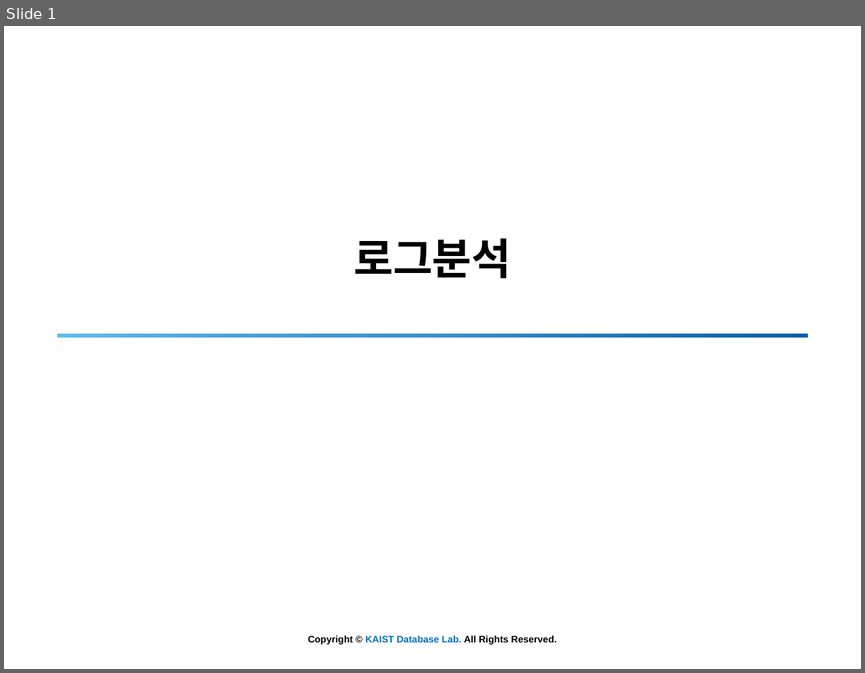
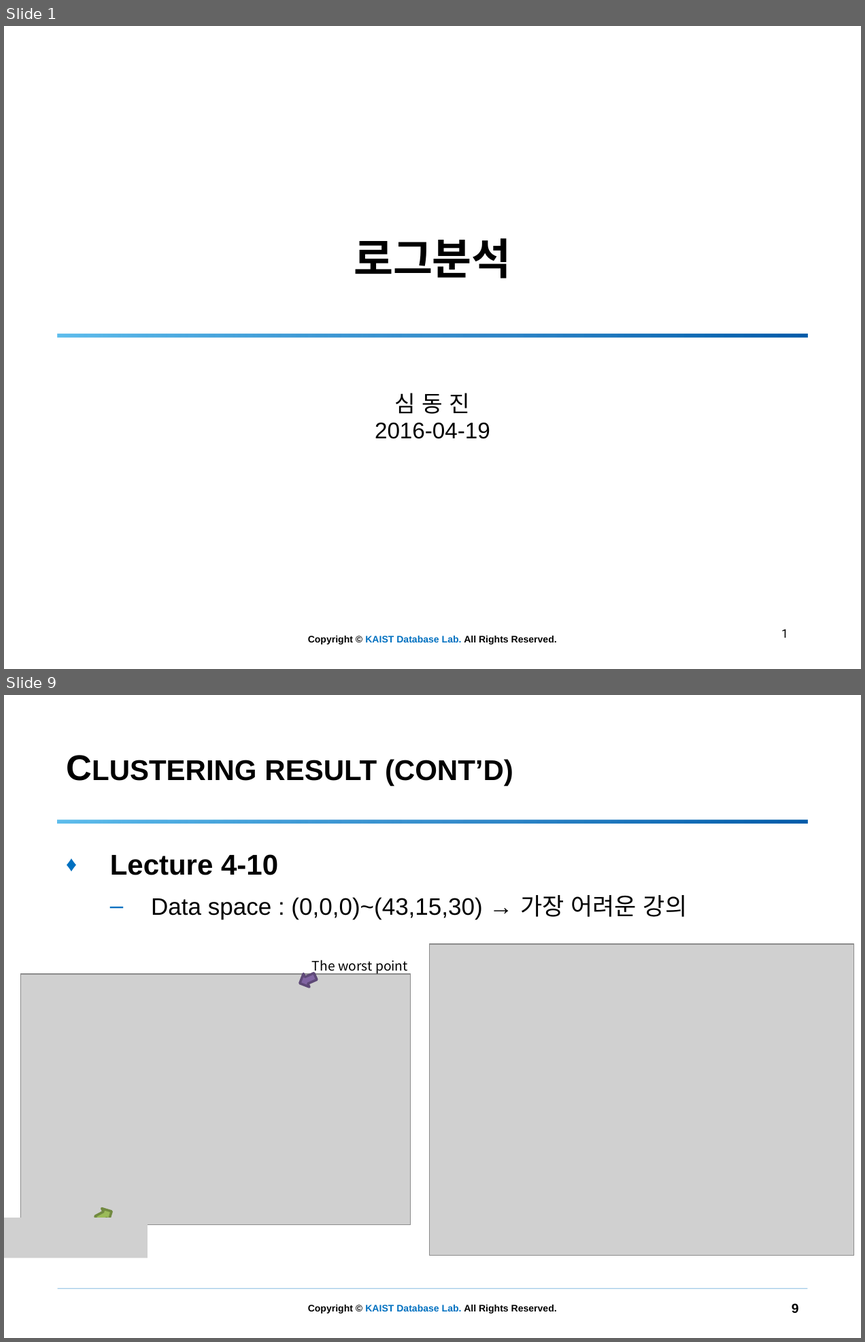
Before and after one commit to simdj/entry_log_analysis, a slide deck: 160419 로그분석 - 3.pptx. Shown one above the other, each under a label of ours: slide 1 before the commit, slides 1 and 9 after it; the slides between them are not shown. The pictures are 865x673 and 865x1342 pixels, drawn with LibreOffice and Linux fonts; fonts in the diff are those of the drawing; grey boxes stand for pictures; background and template pictures are left out. Boxes give left, top, right and bottom in pixels: in the first picture for what was removed or moved away, otherwise in the second. Text is boxed around its words. In the diff, an @@ line names an element or a change of style, - is before the commit and + after.

```diff
--- a/160419 로그분석 - 3.pptx
+++ b/160419 로그분석 - 3.pptx
@@ slide 9 added at [4,695,861,1338], background #FFFFFF; not listed: 1 template element that a slide beside it also shows @@
@@ title added at [264,759,513,786], 30 pt, text #000000, bold, small capitals @@
+Clustering result (cont’d)
@@ rectangle added at [57,820,807,824], fill gradient #5FBEED to #0070C0 to #015CAA @@
@@ text added at [110,854,687,919], 20 pt, text #000000 @@
+♦ Lecture 4-10
+  – Data space : (0,0,0)~(43,15,30) → 가장 어려운 강의
@@ text added at [312,960,408,974], 11 pt, text #000000 @@
+The worst point
@@ picture added at [430,945,854,1255] @@
@@ picture added at [20,974,410,1225] @@
@@ down arrow added at [297,969,319,989], fill #8064A2, outline #5F4A78 2 pt @@
@@ down arrow added at [93,1204,115,1225], fill #9BBB59, outline #738A42 2 pt @@
@@ picture added at [4,1218,147,1258] @@
@@ line added from (57, 1288) to (808, 1288), #0070C0 0.25 pt @@
@@ page number added at [791,1303,799,1312], 11 pt, text #000000, bold @@
+9
@@ slide 1 changed as well @@
@@ subtitle added at [375,393,490,439], 19 pt, text #000000 @@
+심 동 진
+2016-04-19
@@ page number added at [781,628,788,637], 10 pt, text #000000 @@
+1
```
Also in this commit, not shown: 2 other slides changed, 25 other slides added, 9 slides removed, 9 other files.
